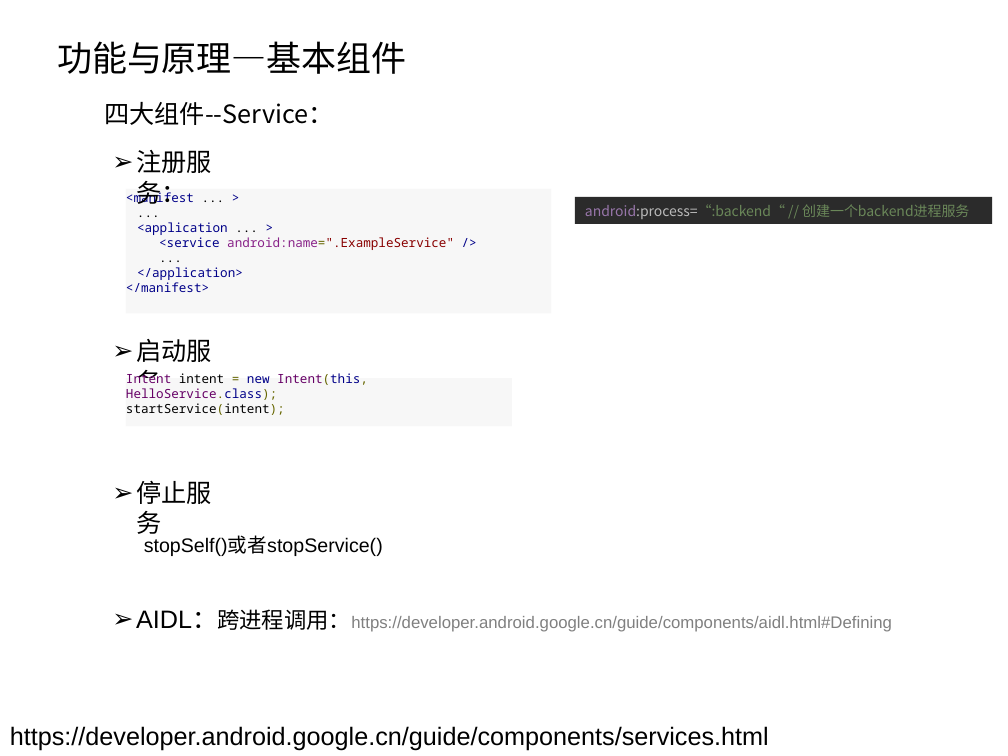
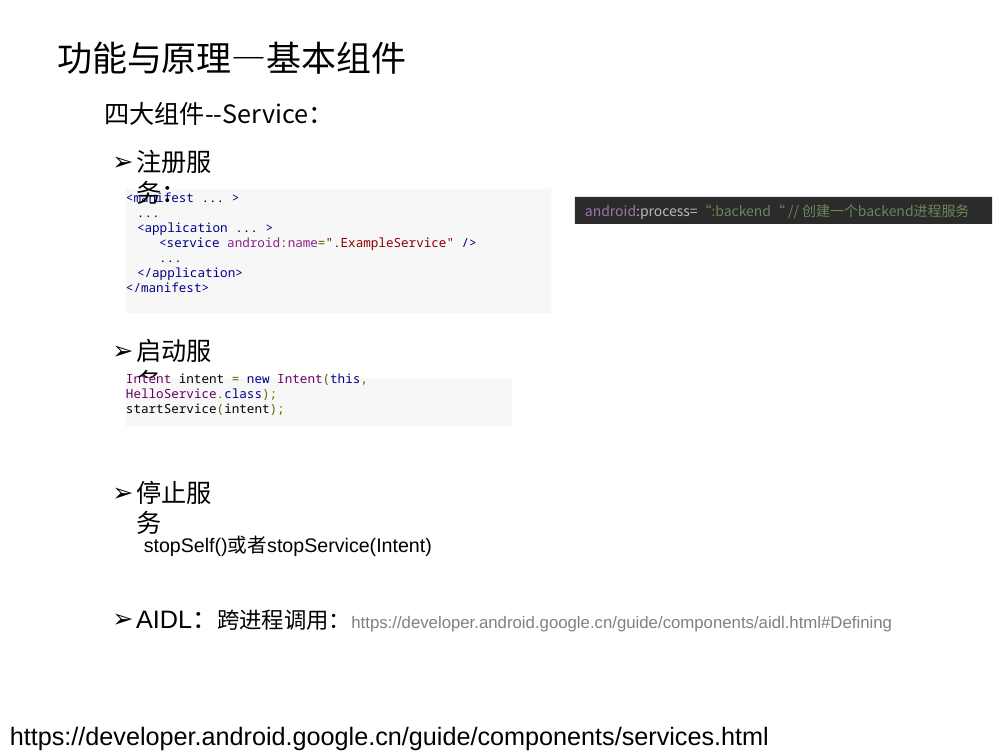
Before and after one commit to jacpy/samples, a slide deck: slide 27 of docs/ppt/android基础资料分享.pptx (slide 28 before the commit). Drawn at 1008x756 pixels with LibreOffice and Linux fonts; fonts in the diff are those of the drawing; background and template pictures are left out. Boxes give left, top, right and bottom in pixels: in the first picture for what was removed or moved away, otherwise in the second. Text is boxed around its words. In the diff, an @@ line names an element or a change of style, - is before the commit and + after.

```diff
--- a/docs/ppt/android基础资料分享.pptx
+++ b/docs/ppt/android基础资料分享.pptx
@@ text at (144, 536, 432, 556): text changed @@
-stopSelf()或者stopService()
+stopSelf()或者stopService(Intent)
```
Also in this commit, not shown: 4 other slides changed, 20 slides added, 1 slide removed, 1 other file.
